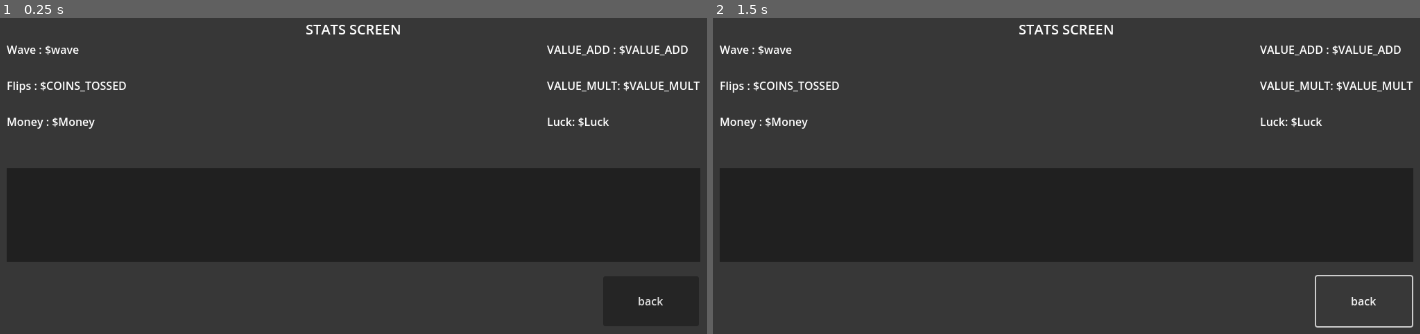
Above: before the commit, frames 1-2 (left to right).
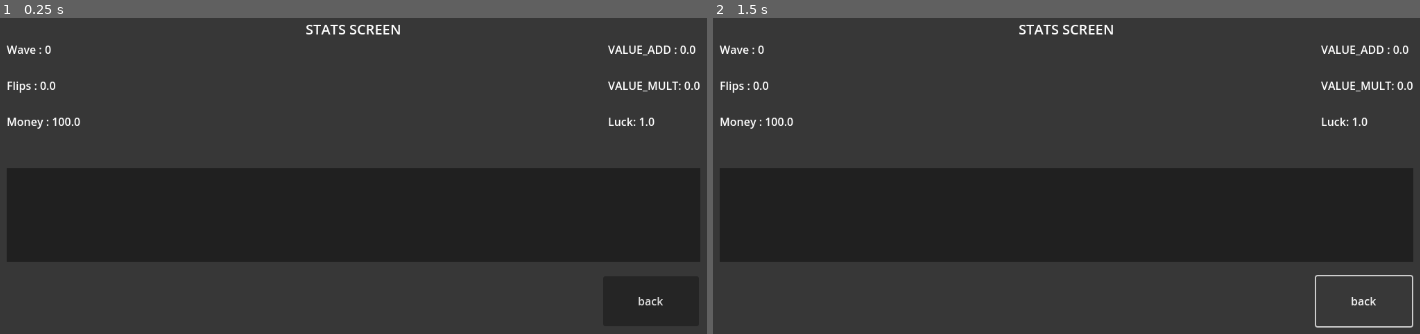
Above: after the commit, the same moments.

Repository: iceknith/Organ-Gambler-Full
Game: Godot game, scene res://src/game_scenes/stats/stats.tscn
Two runs of this game, one before a commit and one after it. Both use one fixed random seed, a clock stepped at 60 frames per second and the inputs below. This scene is started directly instead of the project's main scene. The engine's default icon, where the game draws it, is replaced by a stand-in: a white triangle on a blue panel in a dark square.
Inputs (mouse positions are in pixels of both pictures, inside the frame that each line leads up to):
- Up to frame 1 (0.25 s): no input
- Up to frame 2 (1.5 s): tap Enter (ui_accept) at 0.5, 0.77 s; move the mouse to (1243, 119) at 0.52 s; hold D 0.53-1.25 s; hold Shift 0.53-1.25 s; click (1243, 119) at 0.67 s; click "back" at 1.25 s

The runs differ from the first frame. In frame 1, 1.4% of the frame differs, in the area x 5-100%, y 8-36%; in frame 2, 1.4%.
Error before the commit: Invalid access to property or key 'text' on a base object of type 'null instance'. (res://src/game_scenes/stats/stats.gd:23)

Commit message:
working stats screen

Diff:
--- /dev/null
+++ b/src/game_scenes/stats/organ_display_container.gd
@@ -0,0 +1,15 @@
+extends Container
+
+
+func _ready():
+	call_deferred("load_organs")
+
+func load_organs() -> void:
+	var image:TextureRect
+	var oldImage:TextureRect = get_child(0).duplicate()
+	for child in get_children(): child.queue_free()
+	for organ in Player.organs:
+		#print(str(organ))
+		image = oldImage.duplicate()
+		#image.texture = load(OrganVars.organs[organ]["image"])
+		add_child(image)
--- a/src/game_scenes/stats/stats.gd
+++ b/src/game_scenes/stats/stats.gd
@@ -3,14 +3,16 @@
 ###---Nodes---###
 @onready var label_1: Label = $VBoxContainer/HBoxContainer/Label1
 @onready var label_2: Label = $VBoxContainer/HBoxContainer/Label2
+@onready var organs_container: GridContainer = $VBoxContainer/ScrollContainer/MarginContainer/OrgansContainer
 
 ###---Variables---###
 var label1_innit_text:String
 var label2_innit_text:String
 
-# Called when the node enters the scene tree for the first time.
+# Reprend le fonctionnement du stats screen de la jam
 func _ready():
 	label1_innit_text = label_1.text
+	label2_innit_text = label_2.text
 
 	Player.money_change.connect(_on_money_changed)
 	Player.organ_added.connect(_refresh_organ)
@@ -20,15 +22,17 @@
 
 func refresh():
 	label_1.text = label1_innit_text
-	label_1.text = $Label.text.replace("$wave", str(GameData.wave))
-	label_1.text = $Label.text.replace("$COINS_TOSSED", str(Player.get_attribute(Player.Attributes.COINS_TOSSED)))
-	label_1.text = $Label.text.replace("$Money", str(Player.money))
+	label_1.text = label_1.text.replace("$wave", str(GameData.wave))
+	label_1.text = label_1.text.replace("$COINS_TOSSED", str(Player.get_attribute(Player.Attributes.COINS_TOSSED)))
+	label_1.text = label_1.text.replace("$Money", str(Player.money))
 
-	_on_money_changed()
-	_refresh_organ()
+	label_2.text = label2_innit_text
+	label_2.text = label_2.text.replace("$VALUE_ADD",  str(Player.get_attribute(Player.Attributes.VALUE_ADD)))
+	label_2.text = label_2.text.replace("$VALUE_MULT", str(Player.get_attribute(Player.Attributes.VALUE_MULT)))
+	label_2.text = label_2.text.replace("$Luck", str(Player.get_attribute(Player.Attributes.LUCK)))
 
 func _on_money_changed()->void:
 	refresh()
 
 func _refresh_organ()->void:
-	refresh()
+	organs_container.load_organs()
--- a/src/game_scenes/stats/stats.tscn
+++ b/src/game_scenes/stats/stats.tscn
@@ -1,6 +1,8 @@
-[gd_scene load_steps=2 format=3 uid="uid://jb4fav4bu744"]
+[gd_scene load_steps=4 format=3 uid="uid://jb4fav4bu744"]
 
 [ext_resource type="Script" uid="uid://vbeqtub1cxud" path="res://src/game_scenes/stats/stats.gd" id="1_habpo"]
+[ext_resource type="Texture2D" uid="uid://bixpcax2l3df6" path="res://icon.svg" id="2_6o8qp"]
+[ext_resource type="Script" uid="uid://npxvdowu7rtg" path="res://src/game_scenes/stats/organ_display_container.gd" id="2_plk11"]
 
 [node name="Stats" type="Control"]
 layout_mode = 3
@@ -79,12 +81,16 @@
 
 [node name="MarginContainer" type="MarginContainer" parent="VBoxContainer/ScrollContainer"]
 layout_mode = 2
+size_flags_horizontal = 3
 
-[node name="GridContainer" type="GridContainer" parent="VBoxContainer/ScrollContainer/MarginContainer"]
+[node name="OrgansContainer" type="GridContainer" parent="VBoxContainer/ScrollContainer/MarginContainer"]
 layout_mode = 2
+columns = 7
+script = ExtResource("2_plk11")
 
-[node name="TextureRect" type="TextureRect" parent="VBoxContainer/ScrollContainer/MarginContainer/GridContainer"]
+[node name="TextureRect" type="TextureRect" parent="VBoxContainer/ScrollContainer/MarginContainer/OrgansContainer"]
 layout_mode = 2
+texture = ExtResource("2_6o8qp")
 
 [node name="Button" type="Button" parent="."]
 layout_mode = 1
--- a/src/objects/coins/coinHandler.gd
+++ b/src/objects/coins/coinHandler.gd
@@ -3,7 +3,6 @@
 #after instantiation of a coin, wait for a reponce, when all responce gatherd send signal to player and crear the scene tree
 
 func _ready() -> void:
-	print("debug?")
 	playHands()
 
 ###---Signals---#
@@ -41,7 +40,7 @@
 
 	for coin in coins_to_toss:
 		#debug
-		print("Coin" + str(current_coin.name)+" instantiated")
+		#print("Coin" + str(current_coin.name)+" instantiated")
 
 		var random = RandomNumberGenerator.new()
 		var pos_x= random.randf_range(offset_spawn_x[0],window_width+offset_spawn_x[1])
@@ -81,7 +80,7 @@
 
 	hands_finished.emit(total_outcome)
 	#debug
-	print("Total outcome: "+ str(total_outcome))
+	#print("Total outcome: "+ str(total_outcome))
 
 	#After X seconds, free all instantiated coins
 	#TODO : streamline the destruction of the old coins
Not shown, added: src/game_scenes/stats/organ_display_container.gd.uid
